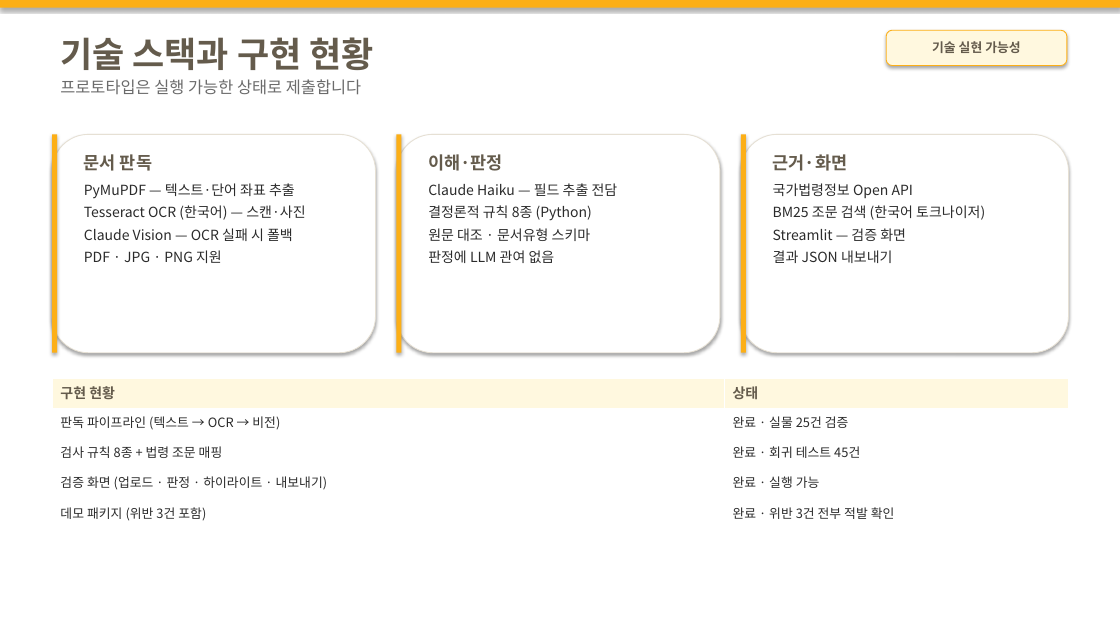
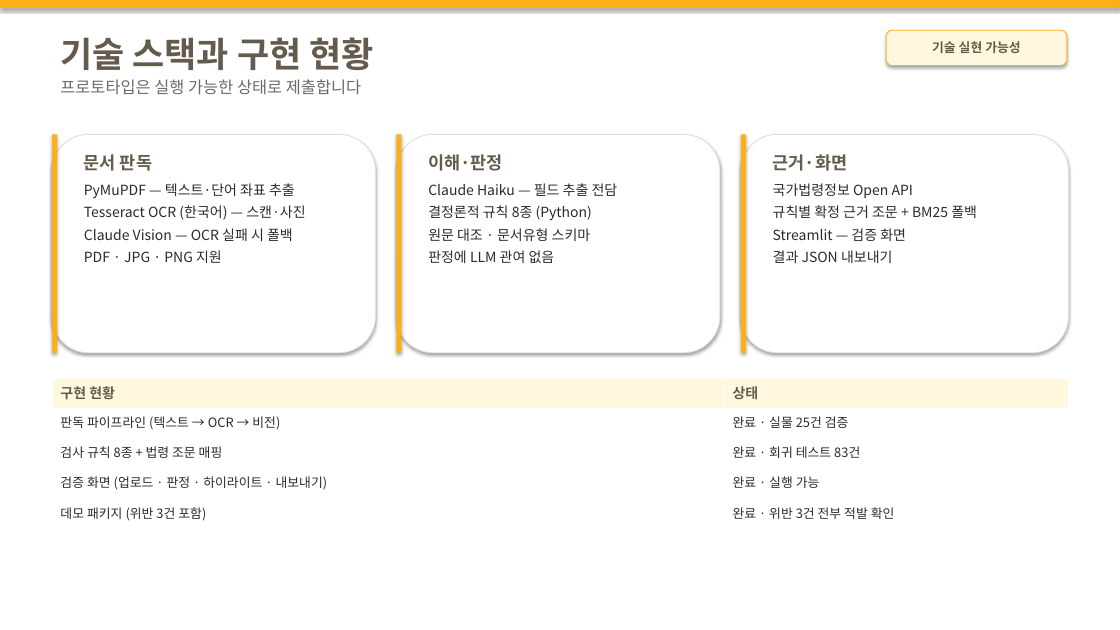
Before and after one commit to M0282/26KBAI_LW, a slide deck: slide 20 of docs/기술설명서_초안.pptx. Drawn at 1120x630 pixels with LibreOffice and Linux fonts; fonts in the diff are those of the drawing. Boxes give left, top, right and bottom in pixels: in the first picture for what was removed or moved away, otherwise in the second. Text is boxed around its words. In the diff, an @@ line names an element or a change of style, - is before the commit and + after.

```diff
--- a/docs/기술설명서_초안.pptx
+++ b/docs/기술설명서_초안.pptx
@@ text at [773, 205, 977, 218]: text changed @@
-BM25 조문 검색 (한국어 토크나이저)
+규칙별 확정 근거 조문 + BM25 폴백
@@ table at [52, 378, 1069, 529] @@
-row 3, column 2: 완료 · 회귀 테스트 45건
+row 3, column 2: 완료 · 회귀 테스트 83건
```
Also in this commit, not shown: 7 other slides changed, 8 other files.
